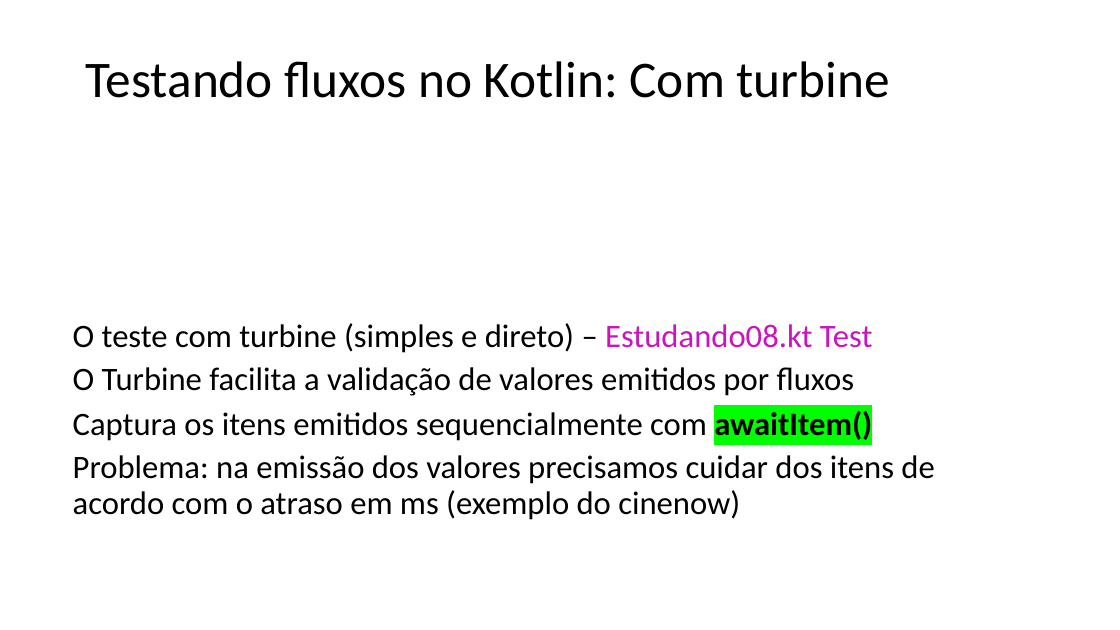
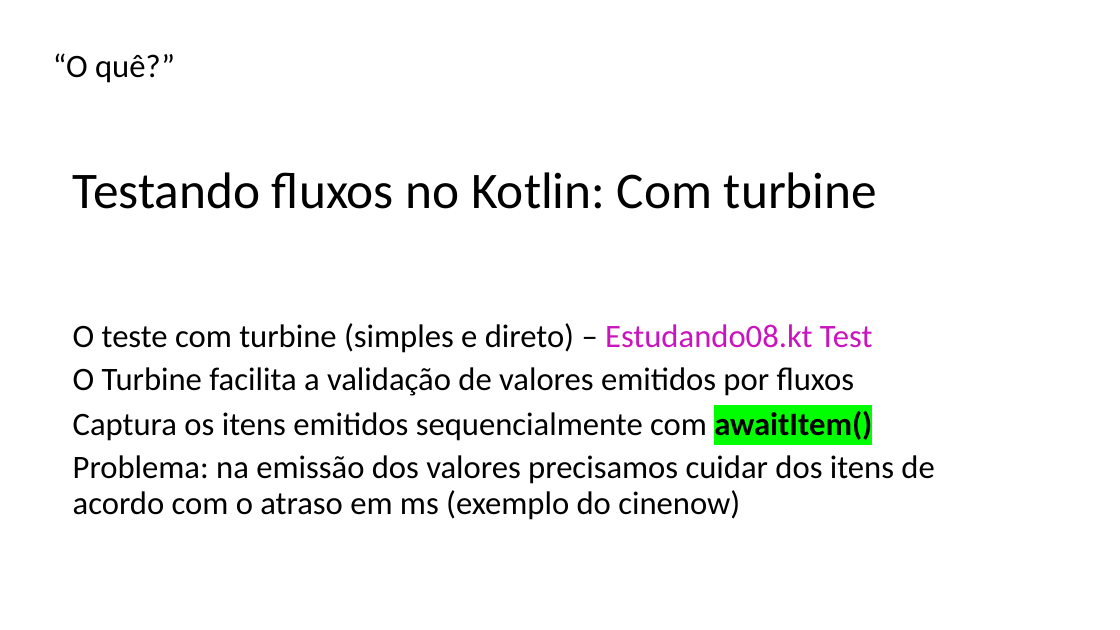
Before and after one commit to alanliongar/connectSpace_Assincronia, a slide deck: slide 15 of Apresentação do ConnectSpace.pptx (slide 10 before the commit). Drawn at 1120x630 pixels with LibreOffice and Linux fonts; fonts in the diff are those of the drawing; background and template pictures are left out. Boxes give left, top, right and bottom in pixels: in the first picture for what was removed or moved away, otherwise in the second. Text is boxed around its words. In the diff, an @@ line names an element or a change of style, - is before the commit and + after.

```diff
--- a/Apresentação do ConnectSpace.pptx
+++ b/Apresentação do ConnectSpace.pptx
@@ text added at box(53, 53, 175, 83), 28 pt, text #000000 @@
+“O quê?”
@@ title "Testando fluxos no Kotlin: Com ...": place and size @@
-title "Testando fluxos no Kotlin: Com ..." at box(85, 61, 890, 98)
+title "Testando fluxos no Kotlin: Com ..." at box(73, 172, 877, 209)
```
Also in this commit, not shown: 11 other slides changed, 6 slides added, 4 other files.
